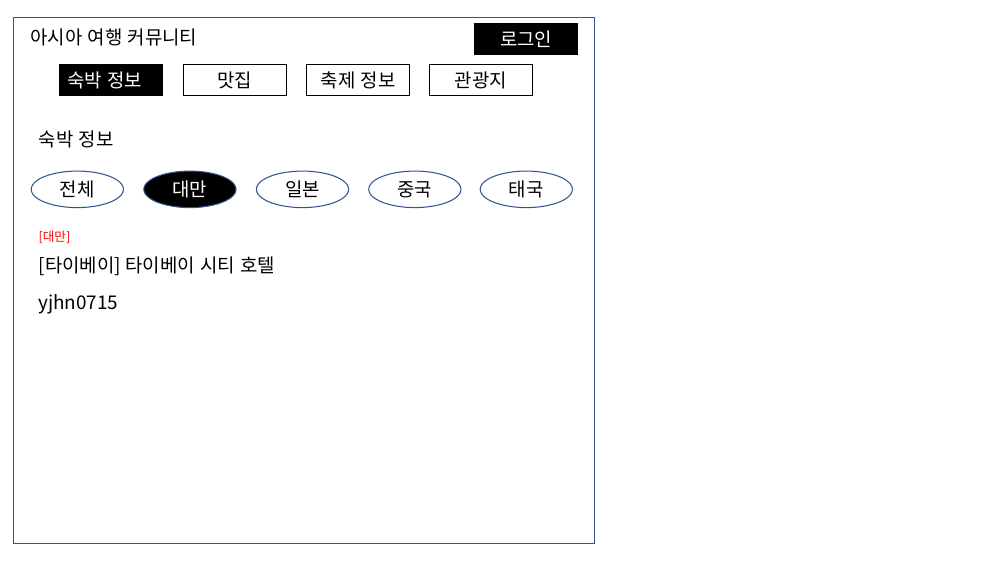
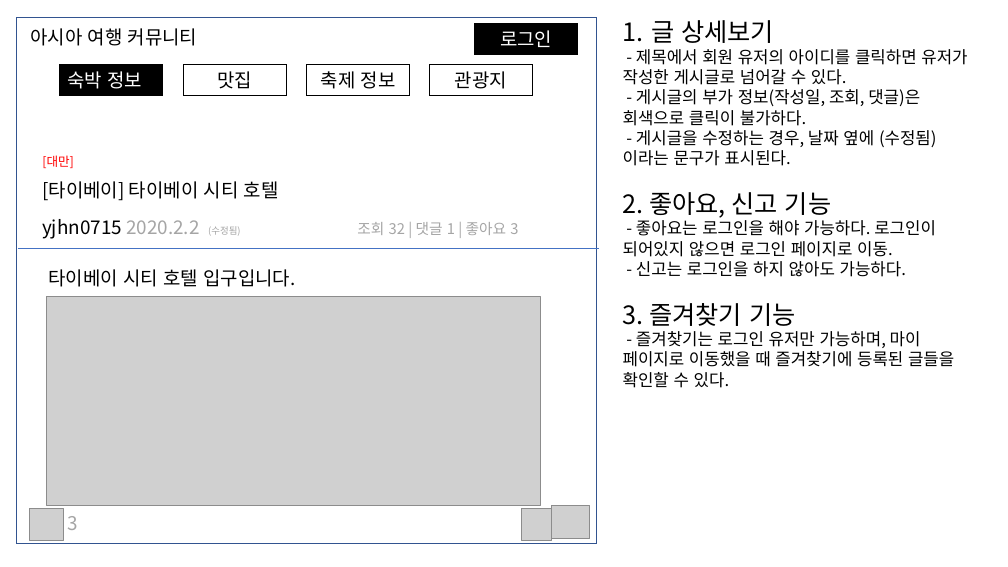
Before and after one commit to pjok1122/travel-community, a slide deck: slide 2 of 화면 기획서.pptx. Drawn at 1008x567 pixels with LibreOffice and Linux fonts; fonts in the diff are those of the drawing; grey boxes stand for pictures. Boxes give left, top, right and bottom in pixels: in the first picture for what was removed or moved away, otherwise in the second. Text is boxed around its words. In the diff, an @@ line names an element or a change of style, - is before the commit and + after.

```diff
--- a/화면 기획서.pptx
+++ b/화면 기획서.pptx
@@ text added at <box>623,20,967,388</box>, 16 pt, text #000000 @@
+1. 글 상세보기
+- 제목에서 회원 유저의 아이디를 클릭하면 유저가 작성한 게시글로 넘어갈 수 있다.
+- 게시글의 부가 정보(작성일, 조회, 댓글)은 회색으로 클릭이 불가하다.
+- 게시글을 수정하는 경우, 날짜 옆에 (수정됨) 이라는 문구가 표시된다.
+2. 좋아요, 신고 기능
+- 좋아요는 로그인을 해야 가능하다. 로그인이 되어있지 않으면 로그인 페이지로 이동.
+- 신고는 로그인을 하지 않아도 가능하다.
+3. 즐겨찾기 기능
+- 즐겨찾기는 로그인 유저만 가능하며, 마이 페이지로 이동했을 때 즐겨찾기에 등록된 글들을 확인할 수 있다.
@@ rectangle removed at <box>31,124,135,154</box> @@
-숙박 정보
@@ ellipse removed at <box>31,171,123,207</box> @@
-전체
@@ text "[대만]": place and size @@
-text "[대만]" at <box>39,230,275,314</box>
+text "[대만]" at <box>42,155,518,239</box>
@@ ellipse removed at <box>144,171,236,207</box> @@
-대만
@@ ellipse removed at <box>256,171,349,207</box> @@
-일본
@@ ellipse removed at <box>369,171,461,207</box> @@
-중국
@@ ellipse removed at <box>480,171,572,207</box> @@
-태국
@@ text at <box>42,219,518,239</box>: text changed; text colour #000000 to #A5A5A5 @@
-yjhn0715
+yjhn0715 2020.2.2 (수정됨) 조회 32 | 댓글 1 | 좋아요 3
@@ line added from (18, 248) to (599, 248), #4472C4 0.5 pt @@
@@ text added at <box>48,269,295,287</box>, 18 pt, text #000000 @@
+타이베이 시티 호텔 입구입니다.
@@ picture added at <box>46,297,541,506</box> @@
@@ picture added at <box>30,509,64,541</box> @@
@@ picture added at <box>522,509,552,541</box> @@
@@ picture added at <box>552,505,590,538</box> @@
@@ text added at <box>67,516,77,530</box>, 18 pt, text #A5A5A5 @@
+3
```
Also in this commit, not shown: 2 slides added.
